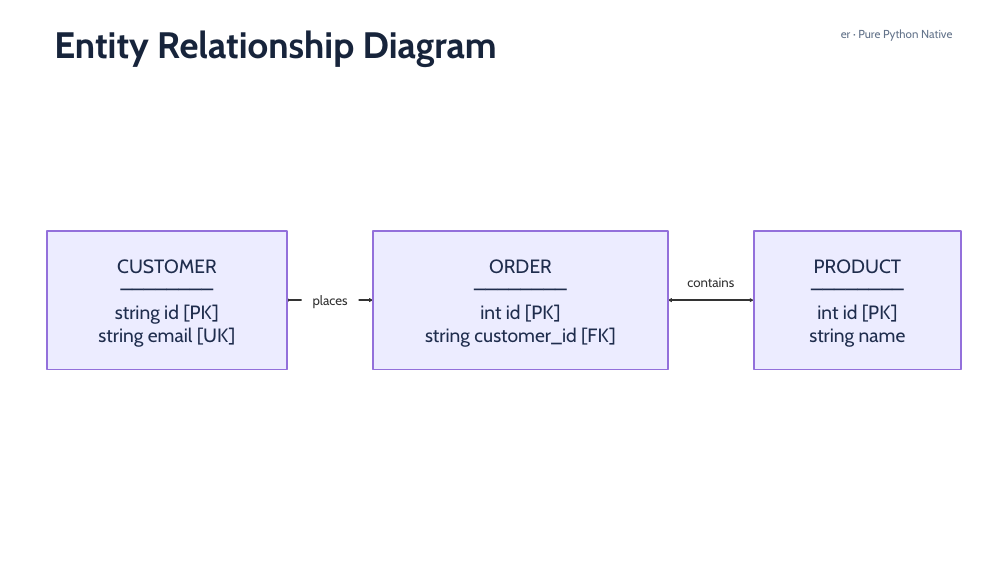
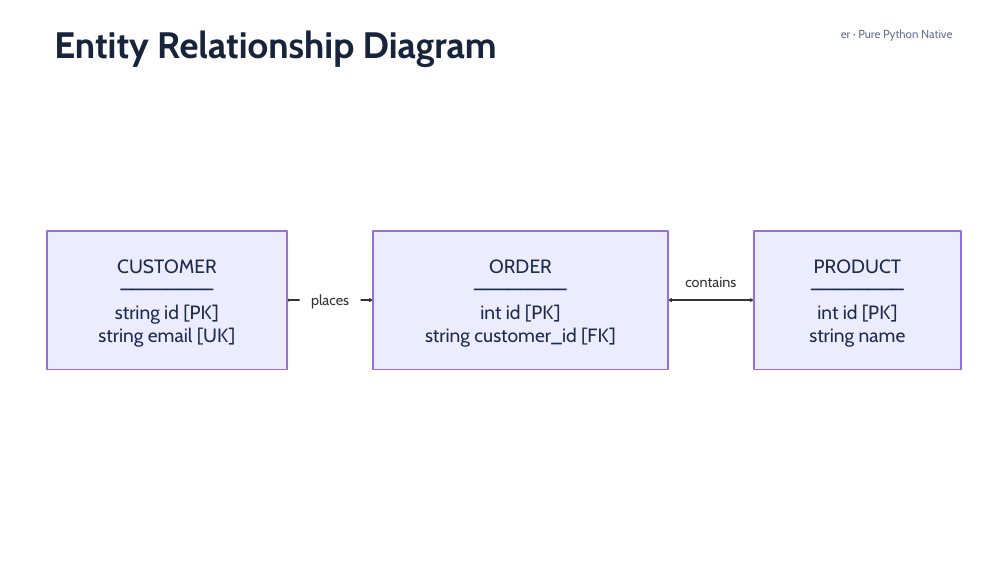
Before and after one commit to sci-gen/diagram-pptx, a slide deck: slide 6 of examples/mermaid-syntax/mermaid-11.16-gallery.pptx. Drawn at 1008x567 pixels with LibreOffice and Linux fonts; fonts in the diff are those of the drawing. Boxes give left, top, right and bottom in pixels: in the first picture for what was removed or moved away, otherwise in the second. Text is boxed around its words. In the diff, an @@ line names an element or a change of style, - is before the commit and + after.

```diff
--- a/examples/mermaid-syntax/mermaid-11.16-gallery.pptx
+++ b/examples/mermaid-syntax/mermaid-11.16-gallery.pptx
@@ text "contains" at [685, 277, 736, 287]: size 12.5 to 13.7 pt @@
@@ text "places" at [311, 294, 349, 309]: size 12.5 to 13.7 pt @@
```
Also in this commit, not shown: 5 other slides changed, 9 other files.
